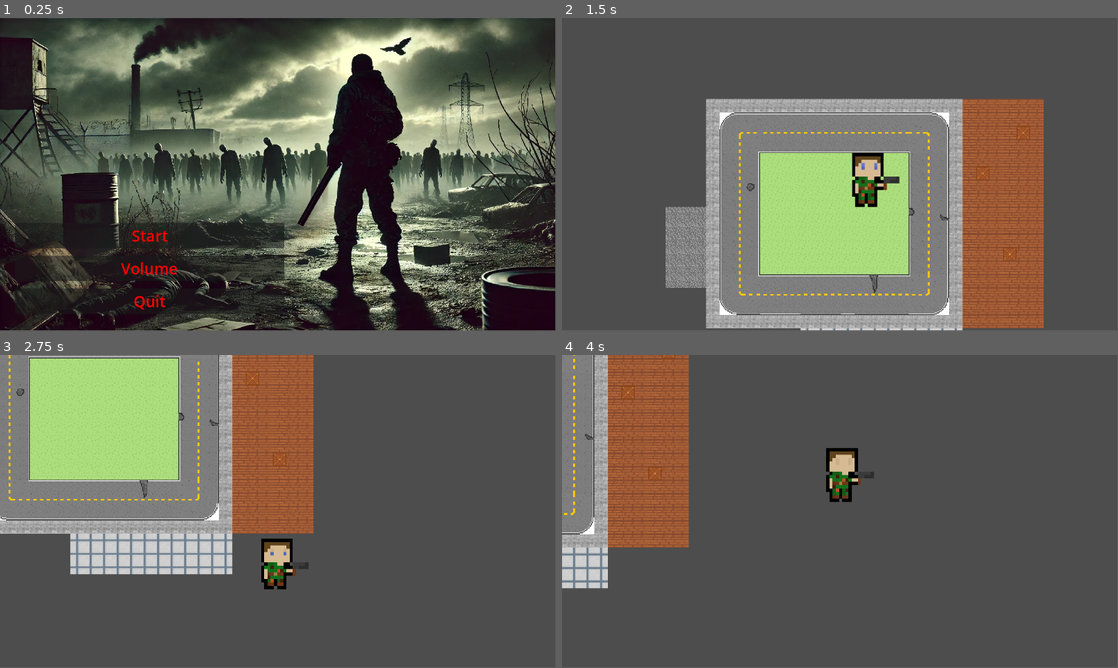
Above: before the commit, frames 1-4 (two rows, left to right).
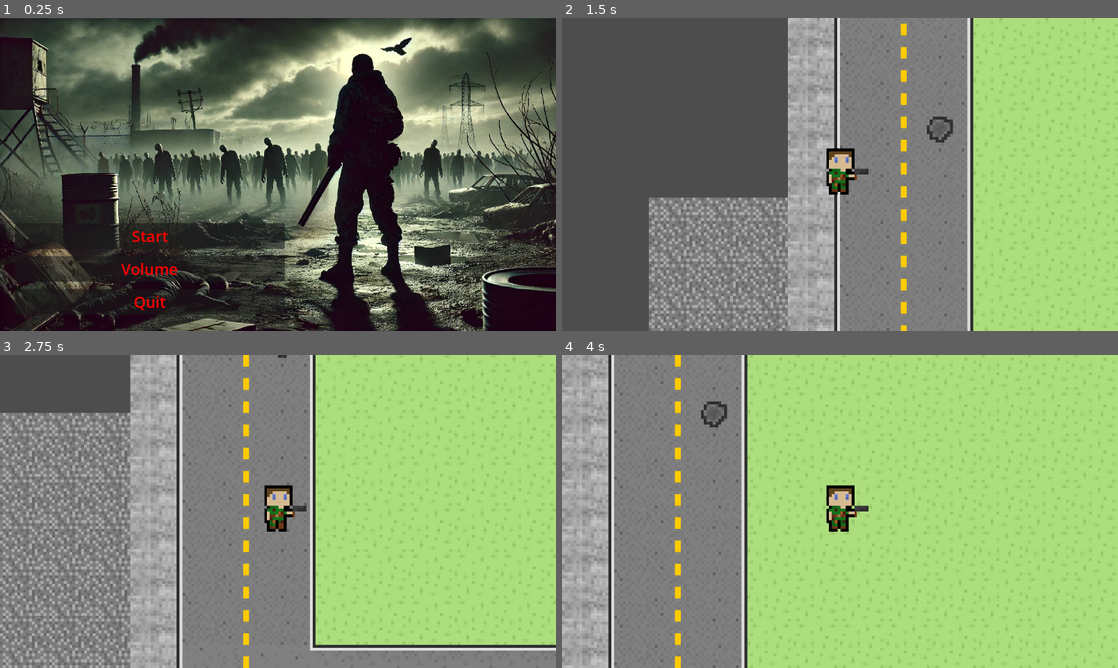
Above: after the commit, the same moments.

Repository: DrWaffle454/Cyborg-Game
Game: Godot game, scene res://Assets/Scenes/Menu UI/main_menu.tscn
Same seed, same stepped clock (60 frames per second), same inputs: the game is played once before the commit and once after it.
Inputs:
- Up to frame 1 (0.25 s): no input
- Up to frame 2 (1.5 s): click "Start" at 0.5 s; hold D (move_right) from 1.28 s (still down)
- Up to frame 3 (2.75 s): release D (move_right) at 2.03 s; hold S (move_down) from 2.03 s (still down)
- Up to frame 4 (4 s): release S (move_down) at 2.78 s; hold D (move_right) 2.78-3.53 s; hold W (move_up) from 3.53 s (still down)
In our replay, the window is 799x449 before the commit and 800x450 after it. These sizes can differ from the game's own. Grey fills any space a smaller window leaves; there, only what the larger window draws over its background counts as a difference.

The runs differ from the first frame. In frame 1, 11% of the frame differs, in the area x 0-100%, y 0-100%; in frame 2, 63%; in frame 3, 92%; in frame 4, 97%.

Commit message:
IZA WORKING A -Mario

Diff:
--- a/Assets/Scenes/Game World/player.tscn
+++ b/Assets/Scenes/Game World/player.tscn
@@ -255,30 +255,29 @@
 }]
 
 [sub_resource type="RectangleShape2D" id="RectangleShape2D_28o8m"]
-size = Vector2(38, 64)
+size = Vector2(10, 16)
 
 [node name="player" type="CharacterBody2D"]
 script = ExtResource("1_hnkut")
 
 [node name="AnimatedSprite2D" type="AnimatedSprite2D" parent="."]
-position = Vector2(31, -32)
-scale = Vector2(3.742, 4)
+position = Vector2(-103, -9)
+scale = Vector2(0.966749, 1)
 sprite_frames = SubResource("SpriteFrames_bnyfi")
 animation = &"run"
 autoplay = "idle"
-frame_progress = 0.36329
-
-[node name="CollisionShape2D" type="CollisionShape2D" parent="."]
-position = Vector2(20, -32)
-shape = SubResource("RectangleShape2D_28o8m")
-
-[node name="Camera2D" type="Camera2D" parent="CollisionShape2D"]
-position = Vector2(2, -7)
-zoom = Vector2(1.75, 1.75)
-position_smoothing_enabled = true
+
+[node name="Camera2D" type="Camera2D" parent="AnimatedSprite2D"]
+position = Vector2(-3.10319, 1)
+scale = Vector2(1.03439, 1)
+zoom = Vector2(6, 6)
 
 [node name="AudioStreamPlayer2D" type="AudioStreamPlayer2D" parent="."]
 stream = ExtResource("3_vcfar")
 volume_db = -8.432
 pitch_scale = 1.83
 bus = &"SFX"
+
+[node name="CollisionShape2D" type="CollisionShape2D" parent="."]
+position = Vector2(-106, -9)
+shape = SubResource("RectangleShape2D_28o8m")
--- a/Assets/Scripts/Game World/player.gd
+++ b/Assets/Scripts/Game World/player.gd
@@ -1,6 +1,6 @@
 extends CharacterBody2D
 
-const SPEED = 300.0
+const SPEED = 60.0
 
 @onready var animated_sprite_2d = $AnimatedSprite2D
 @onready var walk_sound = $AudioStreamPlayer2D
@@ -16,7 +16,7 @@
 		Input.get_axis("move_up", "move_down")
 	)
 
-	if direction.x != 0:
+	if direction.x != 0 or direction.y != 0:
 		animated_sprite_2d.play("run")
 		if direction.x < 0:
 			animated_sprite_2d.flip_h = true
--- a/project.godot
+++ b/project.godot
@@ -19,18 +19,13 @@
 
 MainMenuMusic="*res://Assets/Scenes/Menu UI/main_menu_music.tscn"
 
+[display]
+
+window/stretch/mode="viewport"
+window/stretch/aspect="expand"
+
 [input]
 
-move_right={
-"deadzone": 0.5,
-"events": [Object(InputEventKey,"resource_local_to_scene":false,"resource_name":"","device":-1,"window_id":0,"alt_pressed":false,"shift_pressed":false,"ctrl_pressed":false,"meta_pressed":false,"pressed":false,"keycode":0,"physical_keycode":68,"key_label":0,"unicode":100,"echo":false,"script":null)
-]
-}
-move_left={
-"deadzone": 0.5,
-"events": [Object(InputEventKey,"resource_local_to_scene":false,"resource_name":"","device":-1,"window_id":0,"alt_pressed":false,"shift_pressed":false,"ctrl_pressed":false,"meta_pressed":false,"pressed":false,"keycode":0,"physical_keycode":65,"key_label":0,"unicode":97,"echo":false,"script":null)
-]
-}
 move_up={
 "deadzone": 0.5,
 "events": [Object(InputEventKey,"resource_local_to_scene":false,"resource_name":"","device":-1,"window_id":0,"alt_pressed":false,"shift_pressed":false,"ctrl_pressed":false,"meta_pressed":false,"pressed":false,"keycode":0,"physical_keycode":87,"key_label":0,"unicode":119,"echo":false,"script":null)
@@ -41,6 +36,16 @@
 "events": [Object(InputEventKey,"resource_local_to_scene":false,"resource_name":"","device":-1,"window_id":0,"alt_pressed":false,"shift_pressed":false,"ctrl_pressed":false,"meta_pressed":false,"pressed":false,"keycode":0,"physical_keycode":83,"key_label":0,"unicode":115,"echo":false,"script":null)
 ]
 }
+move_left={
+"deadzone": 0.5,
+"events": [Object(InputEventKey,"resource_local_to_scene":false,"resource_name":"","device":-1,"window_id":0,"alt_pressed":false,"shift_pressed":false,"ctrl_pressed":false,"meta_pressed":false,"pressed":false,"keycode":0,"physical_keycode":65,"key_label":0,"unicode":97,"echo":false,"script":null)
+]
+}
+move_right={
+"deadzone": 0.5,
+"events": [Object(InputEventKey,"resource_local_to_scene":false,"resource_name":"","device":-1,"window_id":0,"alt_pressed":false,"shift_pressed":false,"ctrl_pressed":false,"meta_pressed":false,"pressed":false,"keycode":0,"physical_keycode":68,"key_label":0,"unicode":100,"echo":false,"script":null)
+]
+}
 
 [rendering]
 
Not shown: 1 places in Assets/Scenes/CORE/main.tscn that only renumber resources
Not shown: 1 places in Assets/Scenes/Game World/test_map.tscn that only renumber resources
Not shown: 1 places in Assets/Scenes/Menu UI/main_menu_music.tscn that only renumber resources
Not shown: 1 places in Assets/Scenes/Menu UI/volume_menu.tscn that only renumber resources
Not shown: 1 places in Assets/Scenes/Menu UI/volume_slider.tscn that only renumber resources
